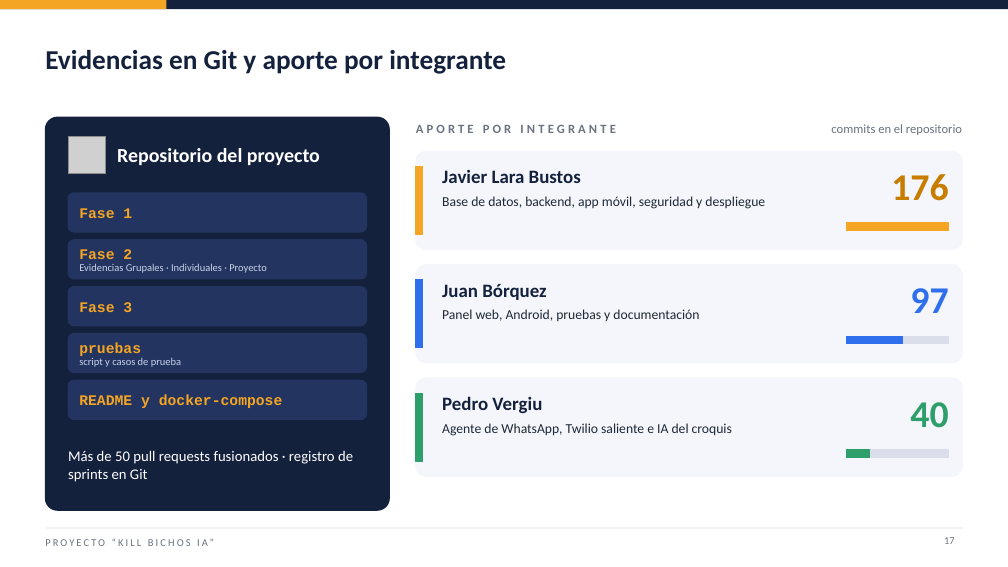
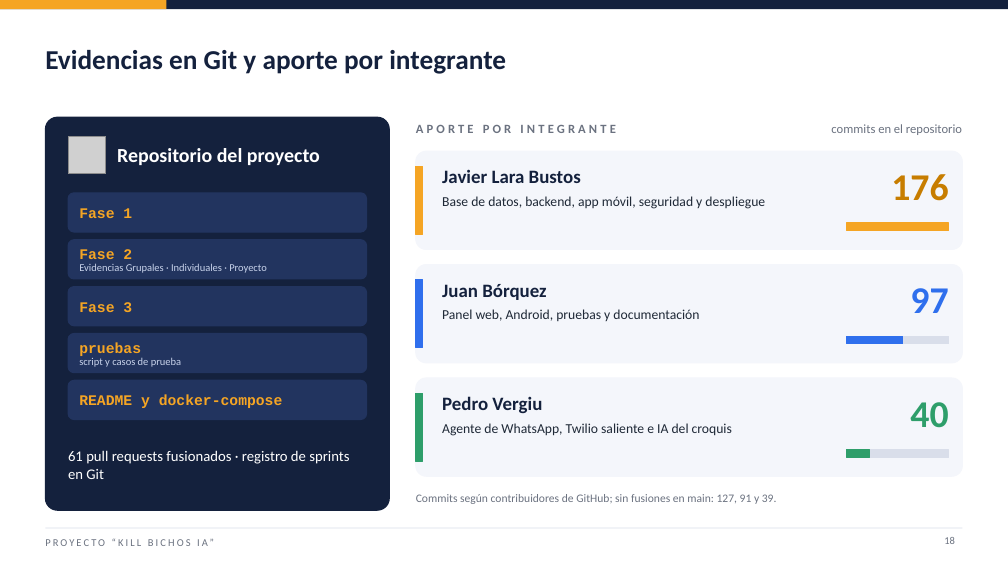
Before and after one commit to j4vierlb/PROYECTO-TESIS-, a slide deck: slide 18 of Fase 2/Evidencias Proyecto/Presentación Final del proyecto (Español).pptx (slide 17 before the commit). Drawn at 1008x567 pixels with LibreOffice and Linux fonts; fonts in the diff are those of the drawing; grey boxes stand for pictures; background and template pictures are left out. Boxes give left, top, right and bottom in pixels: in the first picture for what was removed or moved away, otherwise in the second. Text is boxed around its words. In the diff, an @@ line names an element or a change of style, - is before the commit and + after.

```diff
--- a/Fase 2/Evidencias Proyecto/Presentación Final del proyecto (Español).pptx
+++ b/Fase 2/Evidencias Proyecto/Presentación Final del proyecto (Español).pptx
@@ text at [68, 450, 349, 479]: text changed @@
-Más de 50 pull requests fusionados · registro de sprints en Git
+61 pull requests fusionados · registro de sprints en Git
@@ text added at [416, 494, 777, 504], 11 pt, text #6B7280 @@
+Commits según contribuidores de GitHub; sin fusiones en main: 127, 91 y 39.
@@ page number at [944, 537, 955, 544]: text changed @@
-17
+18
```
Also in this commit, not shown: 12 other slides changed, 1 slide added, 3 other files.
